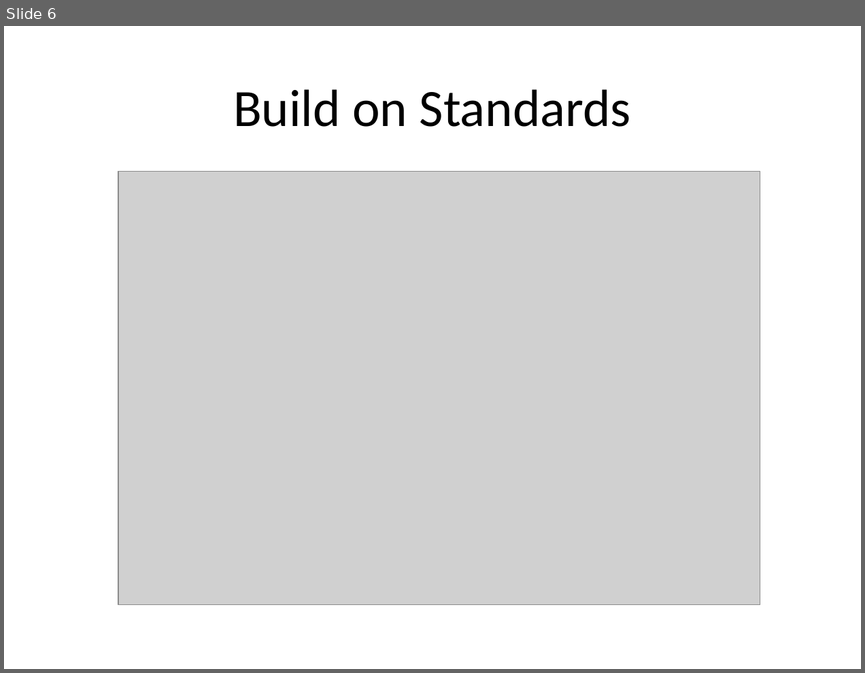
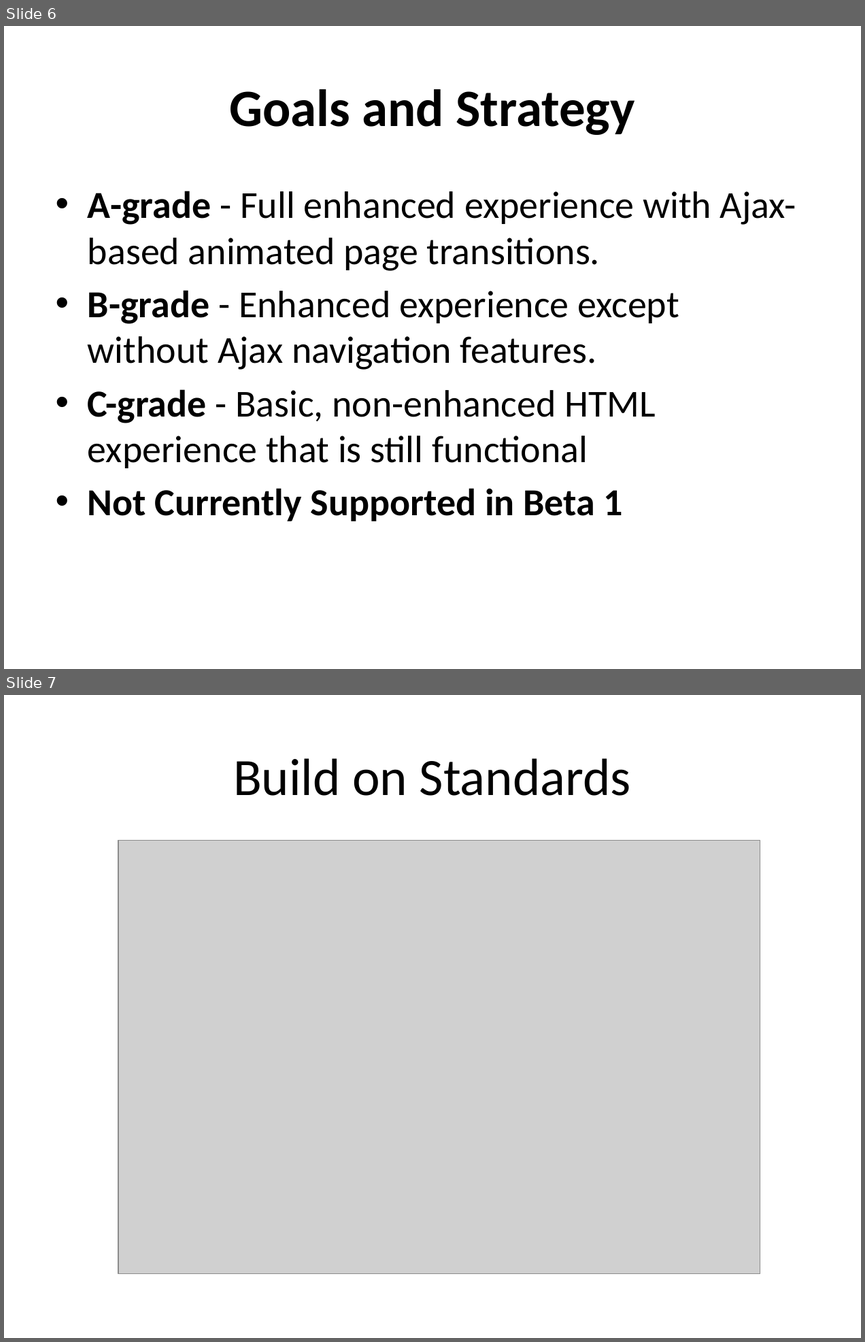
Before and after one commit to pdb2009/hvn-geolocation, a slide deck: documents/jQuery Mobile.pptx. Shown one above the other, each under a label of ours: slide 6 before the commit, slides 6 and 7 after it. The pictures are 865x673 and 865x1342 pixels, drawn with LibreOffice and Linux fonts; fonts in the diff are those of the drawing; grey boxes stand for pictures. Boxes give left, top, right and bottom in pixels: in the first picture for what was removed or moved away, otherwise in the second. Text is boxed around its words. In the diff, an @@ line names an element or a change of style, - is before the commit and + after.

```diff
--- a/documents/jQuery Mobile.pptx
+++ b/documents/jQuery Mobile.pptx
@@ slide 6 added at (x1=4, y1=26, x2=861, y2=669), background #FFFFFF @@
@@ title added at (x1=229, y1=89, x2=634, y2=135), 44 pt, text #000000, bold @@
+Goals and Strategy
@@ text added at (x1=88, y1=191, x2=796, y2=521), 32 pt, text #000000 @@
+• A-grade - Full enhanced experience with Ajax-based animated page transitions.
+• B-grade - Enhanced experience except without Ajax navigation features.
+• C-grade - Basic, non-enhanced HTML experience that is still functional
+• Not Currently Supported in Beta 1
@@ what was slide 6 is now slide 7 @@
```
Also in this commit, not shown: 3 slides changed, 2 other slides added.
